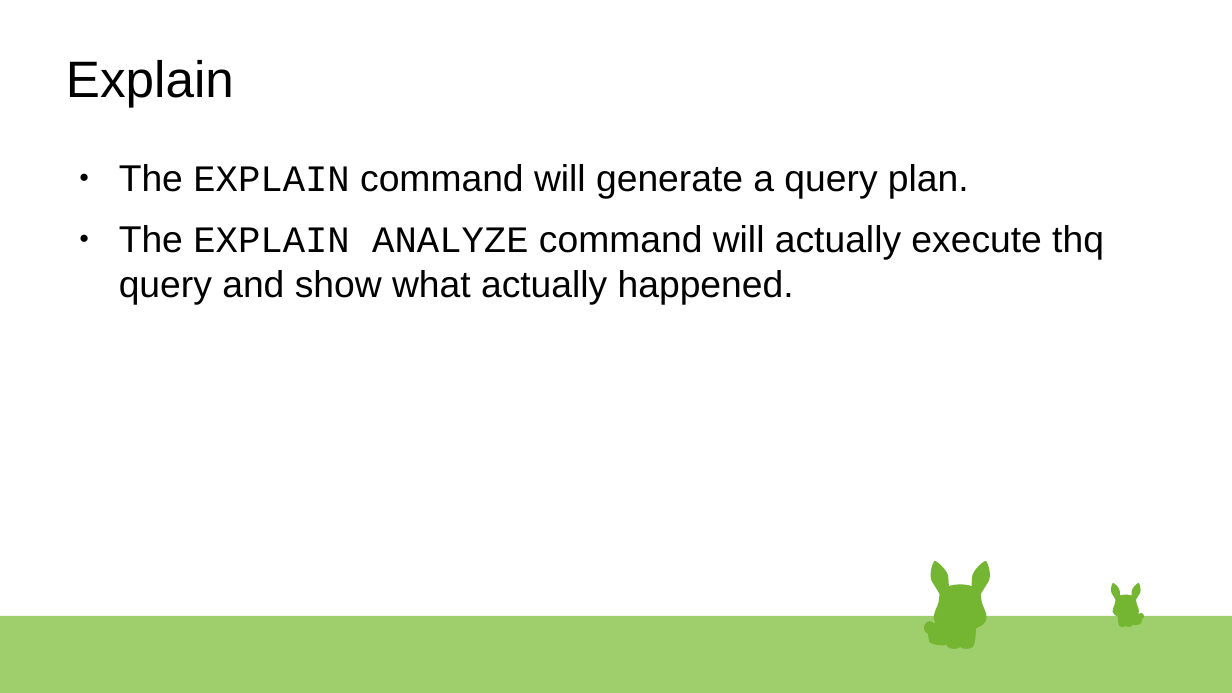
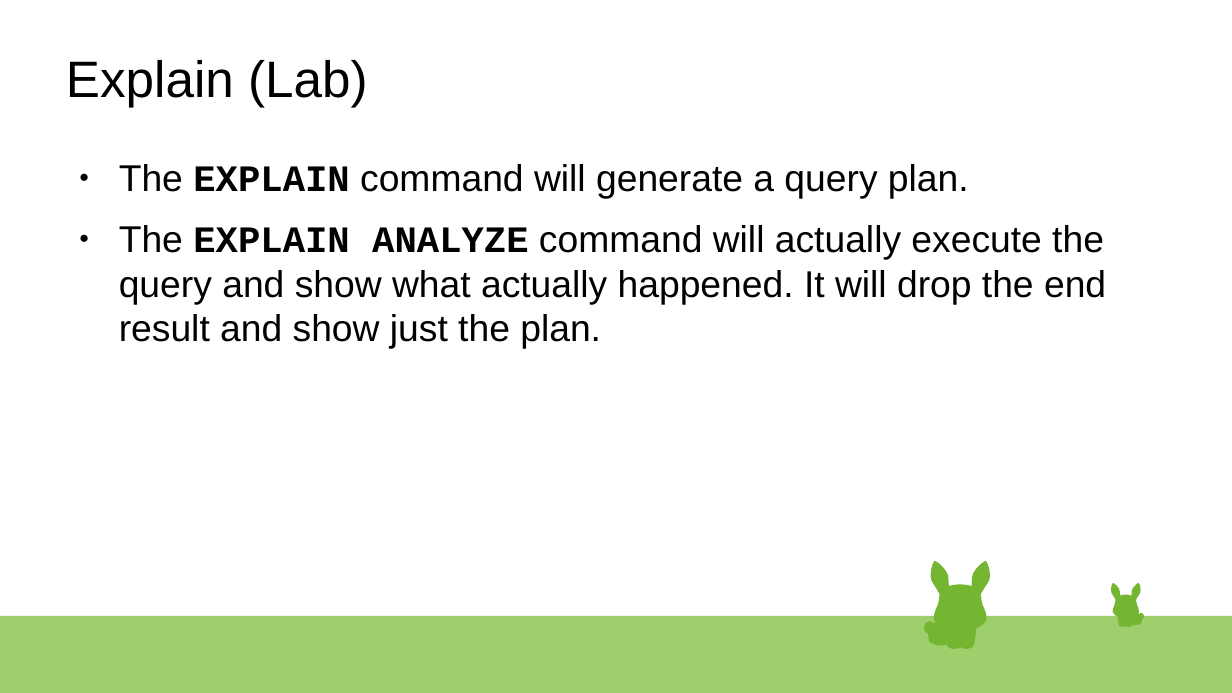
Before and after one commit to rsibanez89/postgres-indexing, a slide deck: slide 14 of Presentation.odp. Drawn at 1232x693 pixels with LibreOffice and Linux fonts; fonts in the diff are those of the drawing. Boxes give left, top, right and bottom in pixels: in the first picture for what was removed or moved away, otherwise in the second. Text is boxed around its words. In the diff, an @@ line names an element or a change of style, - is before the commit and + after.

Commit message:
Updated presentation.

```diff
--- a/Presentation.odp
+++ b/Presentation.odp
@@ title at (66, 60, 368, 107): text changed @@
-Explain
+Explain (Lab)
@@ text at (119, 164, 969, 199): bold on in "EXPLAIN" @@
@@ text at (119, 225, 1106, 349): text changed @@
-● The EXPLAIN ANALYZE command will actually execute thq query and show what actually happened.
+● The EXPLAIN ANALYZE command will actually execute the query and show what actually happened. It will drop the end result and show just the plan.
```
Also in this commit, not shown: 3 other slides changed, 1 slide added, 1 slide removed, 1 other file.
